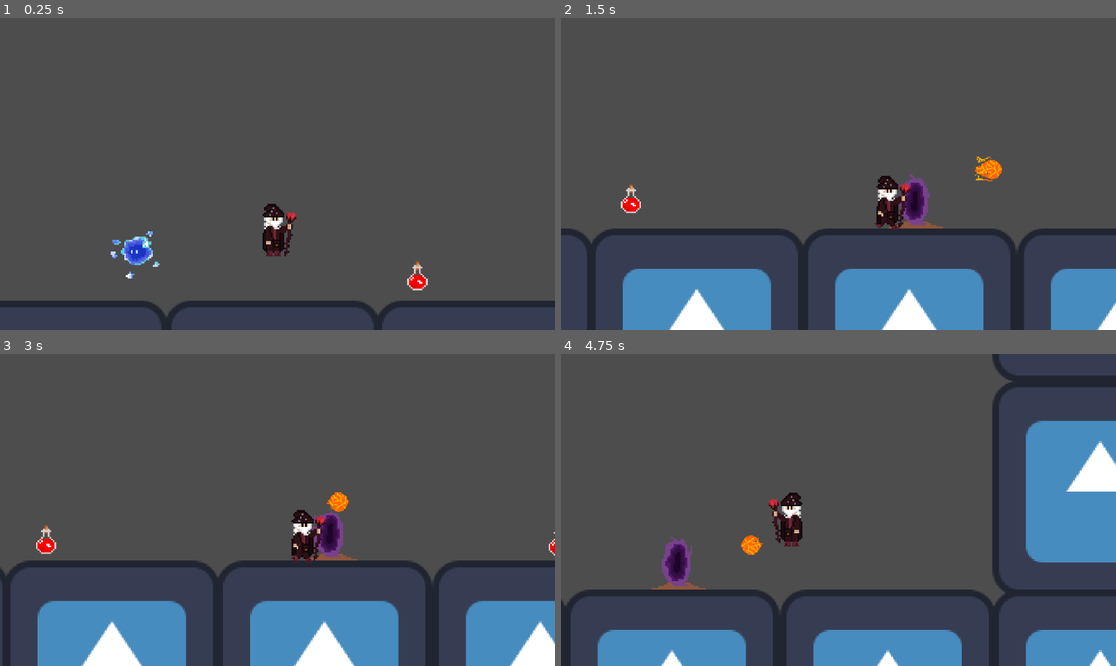
Above: before the commit, frames 1-4 (two rows, left to right).
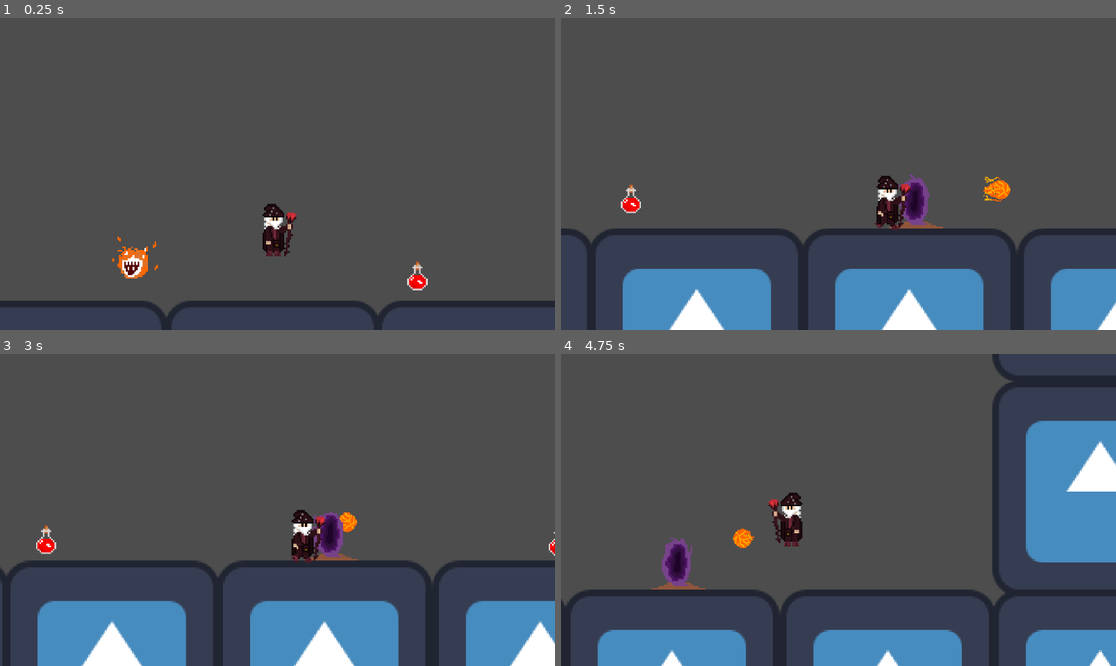
Above: after the commit, the same moments.

Repository: zSelimReborn/Project-Unitum
Game: Godot game, scene res://scenes/debug.tscn
Two runs of this game, one before a commit and one after it. Both use one fixed random seed, a clock stepped at 60 frames per second and the inputs below. The engine's default icon, where the game draws it, is replaced by a stand-in: a white triangle on a blue panel in a dark square.
Inputs (mouse positions are in pixels of both pictures, inside the frame that each line leads up to):
- Up to frame 1 (0.25 s): no input
- Up to frame 2 (1.5 s): move the mouse to (960, 158) at 0.52 s; press the mouse at (960, 158) at 0.53 s; hold D (move_right) from 0.53 s (still down); tap Space (jump) at 0.77 s; tap E (interact) at 0.8, 1.35 s; move the mouse to (727, 189) at 1.27 s; release the mouse at (727, 189) at 1.28 s
- Up to frame 3 (3 s): tap Space (jump) at 1.52 s; click (166, 525) at 1.55 s; move the mouse to (333, 441) at 2.02 s; release D (move_right) at 2.03 s; hold Left (move_left) 2.03-2.78 s; hold 1 (change_element) 2.03-2.78 s; tap E (interact) at 2.3 s; move the mouse to (249, 572) at 2.77 s; hold D (move_right) from 2.78 s (still down); click (249, 572) at 2.85 s
- Up to frame 4 (4.75 s): tap Space (jump) at 3.02, 3.77, 4.52 s; move the mouse to (1005, 556) at 3.52 s; hold E (interact) 3.53-4.28 s; move the mouse to (672, 463) at 4.27 s; release D (move_right) at 4.28 s; hold Left (move_left) from 4.28 s (still down); right-click (672, 463) at 4.35 s; click (672, 463) at 4.55 s

The runs differ from the first frame. In frame 1, 0.8% of the frame differs, in the area x 19-29%, y 68-84%; in frame 2, 0.5%; in frame 3, 0.3%; in frame 4, 0.3%.

Commit message:
Fixed projectiles spawn point

Diff:
--- a/blueprints/characters/player.tscn
+++ b/blueprints/characters/player.tscn
@@ -80,16 +80,14 @@
 position_smoothing_enabled = true
 position_smoothing_speed = 7.0
 
-[node name="TRightMarker" type="Marker2D" parent="."]
-position = Vector2(10, -28)
+[node name="TopAnchor" type="Node2D" parent="."]
+position = Vector2(0, -24)
 
-[node name="TLeftMarker" type="Marker2D" parent="."]
-position = Vector2(-10, -28)
-rotation = 3.14159
+[node name="TopMarker" type="Marker2D" parent="TopAnchor"]
+position = Vector2(15, 0)
 
-[node name="BLeftMarker" type="Marker2D" parent="."]
-position = Vector2(-10, -4)
-rotation = 3.14159
+[node name="BottomAnchor" type="Node2D" parent="."]
+position = Vector2(0, -5)
 
-[node name="BRightMarker" type="Marker2D" parent="."]
-position = Vector2(10, -4)
+[node name="BottomMarker" type="Marker2D" parent="BottomAnchor"]
+position = Vector2(15, 0)
--- a/blueprints/gameplay/enemies/enemy.tscn
+++ b/blueprints/gameplay/enemies/enemy.tscn
@@ -1,7 +1,49 @@
-[gd_scene load_steps=18 format=3 uid="uid://vhiry6lt4r24"]
+[gd_scene load_steps=26 format=3 uid="uid://vhiry6lt4r24"]
 
 [ext_resource type="Texture2D" uid="uid://ykk6o8bd7yk0" path="res://assets/enemies/fire_enemy.png" id="1_qkx3t"]
+[ext_resource type="Texture2D" uid="uid://pfhh1l468oi" path="res://assets/enemies/air_enemy.png" id="2_2u7vc"]
 [ext_resource type="Texture2D" uid="uid://cwmrl1btq6ep8" path="res://assets/enemies/water_enemy.png" id="2_pgrx0"]
+[ext_resource type="Texture2D" uid="uid://455o8y7hfv44" path="res://assets/enemies/earth_enemy.png" id="2_ypv65"]
+
+[sub_resource type="AtlasTexture" id="AtlasTexture_cmvh5"]
+atlas = ExtResource("2_2u7vc")
+region = Rect2(0, 0, 32, 32)
+
+[sub_resource type="AtlasTexture" id="AtlasTexture_mx6oj"]
+atlas = ExtResource("2_2u7vc")
+region = Rect2(32, 0, 32, 32)
+
+[sub_resource type="AtlasTexture" id="AtlasTexture_vn71v"]
+atlas = ExtResource("2_2u7vc")
+region = Rect2(64, 0, 32, 32)
+
+[sub_resource type="AtlasTexture" id="AtlasTexture_jtjem"]
+atlas = ExtResource("2_2u7vc")
+region = Rect2(96, 0, 32, 32)
+
+[sub_resource type="AtlasTexture" id="AtlasTexture_5k28i"]
+atlas = ExtResource("2_2u7vc")
+region = Rect2(0, 32, 32, 32)
+
+[sub_resource type="AtlasTexture" id="AtlasTexture_ilb2y"]
+atlas = ExtResource("2_ypv65")
+region = Rect2(0, 0, 32, 32)
+
+[sub_resource type="AtlasTexture" id="AtlasTexture_fof01"]
+atlas = ExtResource("2_ypv65")
+region = Rect2(32, 0, 32, 32)
+
+[sub_resource type="AtlasTexture" id="AtlasTexture_tt7tq"]
+atlas = ExtResource("2_ypv65")
+region = Rect2(64, 0, 32, 32)
+
+[sub_resource type="AtlasTexture" id="AtlasTexture_gqsfy"]
+atlas = ExtResource("2_ypv65")
+region = Rect2(96, 0, 32, 32)
+
+[sub_resource type="AtlasTexture" id="AtlasTexture_d734o"]
+atlas = ExtResource("2_ypv65")
+region = Rect2(0, 32, 32, 32)
 
 [sub_resource type="AtlasTexture" id="AtlasTexture_w2pi3"]
 atlas = ExtResource("1_qkx3t")
@@ -23,22 +65,6 @@
 atlas = ExtResource("1_qkx3t")
 region = Rect2(0, 32, 32, 32)
 
-[sub_resource type="AtlasTexture" id="AtlasTexture_4t165"]
-atlas = ExtResource("1_qkx3t")
-region = Rect2(32, 32, 32, 32)
-
-[sub_resource type="AtlasTexture" id="AtlasTexture_7sihi"]
-atlas = ExtResource("1_qkx3t")
-region = Rect2(64, 32, 32, 32)
-
-[sub_resource type="AtlasTexture" id="AtlasTexture_hdt50"]
-atlas = ExtResource("1_qkx3t")
-region = Rect2(96, 32, 32, 32)
-
-[sub_resource type="AtlasTexture" id="AtlasTexture_f2dwt"]
-atlas = ExtResource("1_qkx3t")
-region = Rect2(0, 64, 32, 32)
-
 [sub_resource type="AtlasTexture" id="AtlasTexture_0j44a"]
 atlas = ExtResource("2_pgrx0")
 region = Rect2(0, 0, 32, 32)
@@ -59,6 +85,46 @@
 animations = [{
 "frames": [{
 "duration": 1.0,
+"texture": SubResource("AtlasTexture_cmvh5")
+}, {
+"duration": 1.0,
+"texture": SubResource("AtlasTexture_mx6oj")
+}, {
+"duration": 1.0,
+"texture": SubResource("AtlasTexture_vn71v")
+}, {
+"duration": 1.0,
+"texture": SubResource("AtlasTexture_jtjem")
+}, {
+"duration": 1.0,
+"texture": SubResource("AtlasTexture_5k28i")
+}],
+"loop": true,
+"name": &"air",
+"speed": 5.0
+}, {
+"frames": [{
+"duration": 1.0,
+"texture": SubResource("AtlasTexture_ilb2y")
+}, {
+"duration": 1.0,
+"texture": SubResource("AtlasTexture_fof01")
+}, {
+"duration": 1.0,
+"texture": SubResource("AtlasTexture_tt7tq")
+}, {
+"duration": 1.0,
+"texture": SubResource("AtlasTexture_gqsfy")
+}, {
+"duration": 1.0,
+"texture": SubResource("AtlasTexture_d734o")
+}],
+"loop": true,
+"name": &"eart",
+"speed": 5.0
+}, {
+"frames": [{
+"duration": 1.0,
 "texture": SubResource("AtlasTexture_w2pi3")
 }, {
 "duration": 1.0,
@@ -72,21 +138,9 @@
 }, {
 "duration": 1.0,
 "texture": SubResource("AtlasTexture_lbx1r")
-}, {
-"duration": 1.0,
-"texture": SubResource("AtlasTexture_4t165")
-}, {
-"duration": 1.0,
-"texture": SubResource("AtlasTexture_7sihi")
-}, {
-"duration": 1.0,
-"texture": SubResource("AtlasTexture_hdt50")
-}, {
-"duration": 1.0,
-"texture": SubResource("AtlasTexture_f2dwt")
 }],
 "loop": true,
-"name": &"idle",
+"name": &"fire",
 "speed": 5.0
 }, {
 "frames": [{
@@ -103,7 +157,7 @@
 "texture": SubResource("AtlasTexture_ksa81")
 }],
 "loop": true,
-"name": &"try",
+"name": &"water",
 "speed": 4.0
 }]
 
@@ -114,10 +168,9 @@
 [node name="AnimatedSprite2D" type="AnimatedSprite2D" parent="."]
 position = Vector2(0, -16)
 sprite_frames = SubResource("SpriteFrames_j2w6n")
-animation = &"try"
-autoplay = "try"
-frame_progress = 0.513602
+animation = &"fire"
+autoplay = "fire"
 
 [node name="CollisionShape2D" type="CollisionShape2D" parent="."]
-position = Vector2(1, 25)
+position = Vector2(1, -16)
 shape = SubResource("RectangleShape2D_liesw")
--- a/blueprints/gameplay/projectiles/air.tscn
+++ b/blueprints/gameplay/projectiles/air.tscn
@@ -90,9 +90,9 @@
 [node name="Projectile" instance=ExtResource("1_1tnmt")]
 
 [node name="AnimSprite" parent="." index="0"]
-position = Vector2(0, -8)
+position = Vector2(0, 0)
 sprite_frames = SubResource("SpriteFrames_y18t4")
 autoplay = "default"
 
 [node name="CollisionShape2D" parent="." index="1"]
-position = Vector2(0, -8)
+position = Vector2(0, 0)
--- a/blueprints/gameplay/projectiles/earth.tscn
+++ b/blueprints/gameplay/projectiles/earth.tscn
@@ -83,9 +83,9 @@
 [node name="Projectile" instance=ExtResource("1_h2a75")]
 
 [node name="AnimSprite" parent="." index="0"]
-position = Vector2(0, -8)
+position = Vector2(0, -1)
 sprite_frames = SubResource("SpriteFrames_d16rn")
 autoplay = "default"
 
 [node name="CollisionShape2D" parent="." index="1"]
-position = Vector2(0, -8)
+position = Vector2(0, -1)
--- a/blueprints/gameplay/projectiles/fire.tscn
+++ b/blueprints/gameplay/projectiles/fire.tscn
@@ -83,9 +83,9 @@
 [node name="Projectile" instance=ExtResource("1_e8q7e")]
 
 [node name="AnimSprite" parent="." index="0"]
-position = Vector2(0, -8)
+position = Vector2(0, 0)
 sprite_frames = SubResource("SpriteFrames_aaek7")
 autoplay = "default"
 
 [node name="CollisionShape2D" parent="." index="1"]
-position = Vector2(0, -8)
+position = Vector2(0, 0)
--- a/blueprints/gameplay/projectiles/water.tscn
+++ b/blueprints/gameplay/projectiles/water.tscn
@@ -83,9 +83,9 @@
 [node name="Projectile" instance=ExtResource("1_7uhho")]
 
 [node name="AnimSprite" parent="." index="0"]
-position = Vector2(0, -8)
+position = Vector2(0, 0)
 sprite_frames = SubResource("SpriteFrames_eg4wd")
 autoplay = "default"
 
 [node name="CollisionShape2D" parent="." index="1"]
-position = Vector2(0, -8)
+position = Vector2(0, 0)
--- a/scripts/base_character.gd
+++ b/scripts/base_character.gd
@@ -52,7 +52,7 @@
 	move_and_slide()
 	process_animation(delta)
 
-func process_animation(delta):
+func process_animation(_delta):
 	if is_on_floor():
 		if velocity.length_squared() > 0:
 			sprite.play("walk")
--- a/scripts/gameplay/base_interactable.gd
+++ b/scripts/gameplay/base_interactable.gd
@@ -9,7 +9,7 @@
 	body_entered.connect(_on_body_entered)
 	body_exited.connect(_on_body_exited)
 
-func interact(player: Player):
+func interact(_player: Player):
 	return true
 
 func on_overlap_start(player: Player):
--- a/scripts/player.gd
+++ b/scripts/player.gd
@@ -3,10 +3,10 @@
 extends BaseCharacter
 
 # On Ready
-@onready var t_right_marker = $TRightMarker
-@onready var t_left_marker = $TLeftMarker
-@onready var b_right_marker = $BRightMarker
-@onready var b_left_marker = $BLeftMarker
+@onready var top_marker = $TopAnchor/TopMarker
+@onready var bottom_marker = $BottomAnchor/BottomMarker
+@onready var top_anchor = $TopAnchor
+@onready var bottom_anchor = $BottomAnchor
 
 #Properties
 @export var fire_ball_class : PackedScene
@@ -18,9 +18,8 @@
 var current_element : Types.Elements = Types.Elements.FIRE
 var state : Types.PlayerState = Types.PlayerState.Character
 var element_abilities = {}
-var markers = {}
+var current_interactable : BaseInteractable = null
 var marker = null
-var current_interactable : BaseInteractable = null
 
 var element_input_mapping = {
 	KEY_1: Types.Elements.FIRE,
@@ -102,7 +101,6 @@
 func _ready():
 	Input.set_mouse_mode(Input.MOUSE_MODE_HIDDEN)
 	setup_projectiles()
-	setup_markers()
 	select_marker(false)
 
 func setup_projectiles():
@@ -113,12 +111,8 @@
 		Types.Elements.AIR: air_ball_class
 	}
 
-func setup_markers():
-	markers = {
-		Types.PlayerState.Character: [t_right_marker, t_left_marker],
-		Types.PlayerState.Shadow: [b_right_marker, b_left_marker]
-	}
-
 func select_marker(left: bool):
-	var marker_index = int(left)
-	marker = markers[state][marker_index]
+	var rotation = 180 if left else 0
+	var selected_anchor = bottom_anchor if is_shadow() else top_anchor
+	selected_anchor.rotation_degrees = rotation
+	marker = bottom_marker if is_shadow() else top_marker
